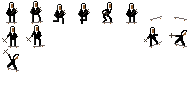
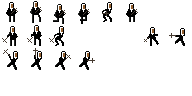
Two versions of the same layered image (192px x 96px). Layer-by-layer changes:
hid "Skateboard" over [left=6, top=16, right=187, bottom=72]
painted on "nun" over [left=13, top=26, right=187, bottom=70]
